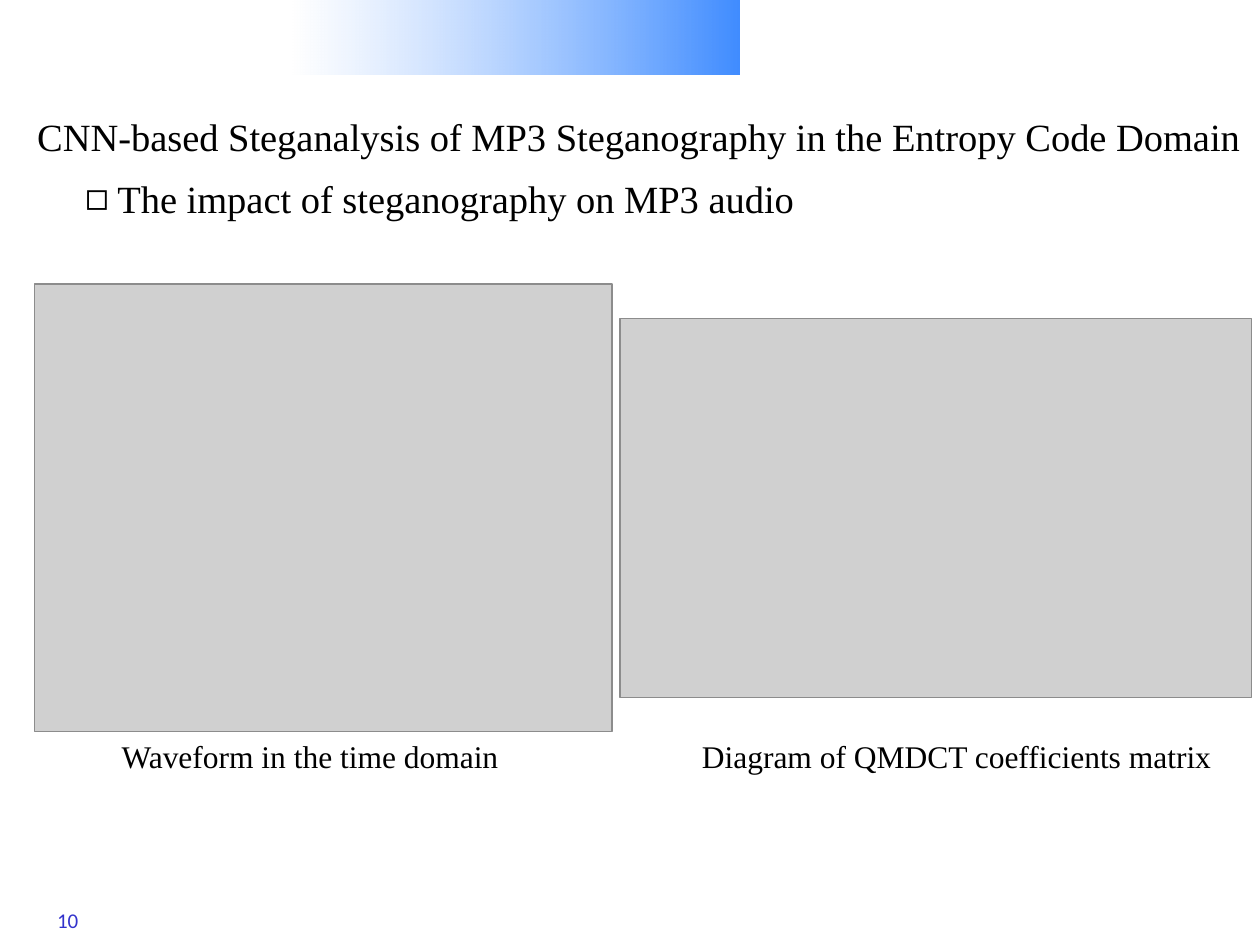
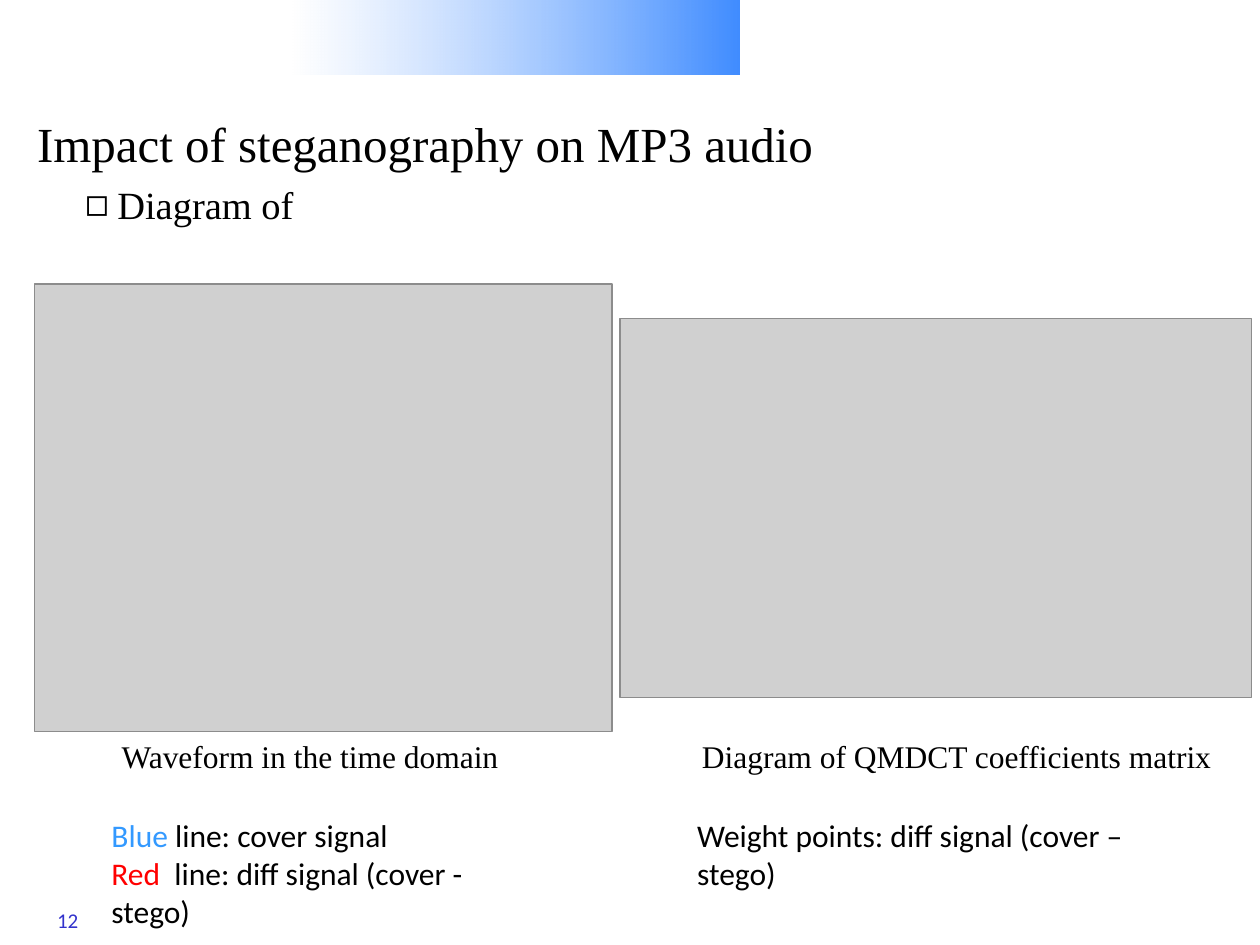
Before and after one commit to Charleswyt/tf_audio_steganalysis, a slide deck: slide 12 of CNN-based Steganalysis of MP3 Steganography in the Entropy Code Domain.pptx (slide 10 before the commit). Drawn at 1260x945 pixels with LibreOffice and Linux fonts; fonts in the diff are those of the drawing; grey boxes stand for pictures; background and template pictures are left out. Boxes give left, top, right and bottom in pixels: in the first picture for what was removed or moved away, otherwise in the second. Text is boxed around its words. In the diff, an @@ line names an element or a change of style, - is before the commit and + after.

```diff
--- a/CNN-based Steganalysis of MP3 Steganography in the Entropy Code Domain.pptx
+++ b/CNN-based Steganalysis of MP3 Steganography in the Entropy Code Domain.pptx
@@ title at [37,127,813,172]: text changed; size 22 to 28 pt @@
-CNN-based Steganalysis of MP3 Steganography in the Entropy Code Domain
+Impact of steganography on MP3 audio
@@ text at [117,192,293,227]: text changed @@
-◻ The impact of steganography on MP3 audio
+◻ Diagram of
@@ text added at [111,825,446,891], 18 pt, text #000000 @@
+Blue line: cover signal
+Red line: diff signal (cover - stego)
@@ text added at [697,824,1100,891], 18 pt, text #000000 @@
+Weight points: diff signal (cover – stego)
@@ page number at [57,914,78,928]: text changed @@
-10
+12
```
Also in this commit, not shown: 29 other slides changed, 4 slides added, 2 slides removed.
